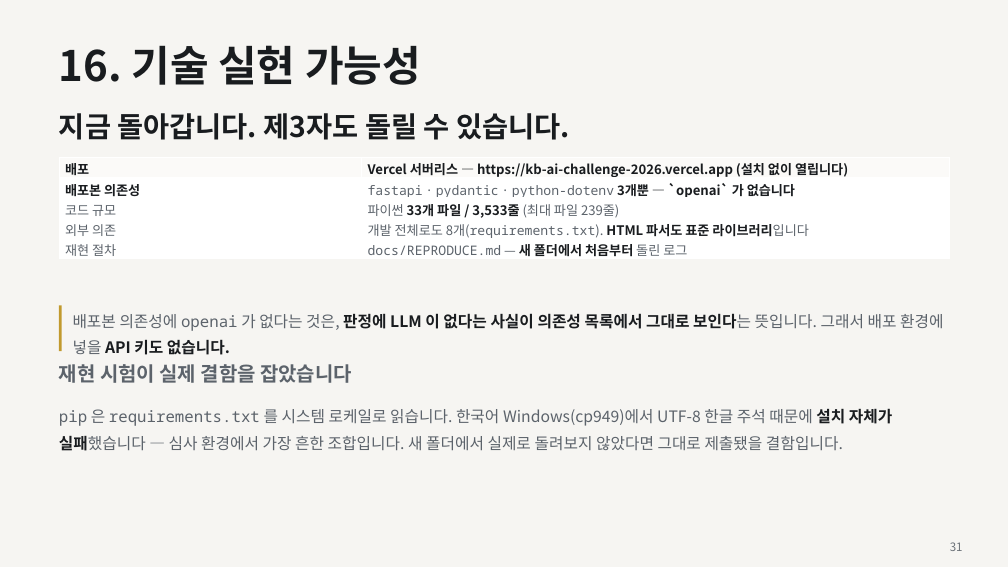
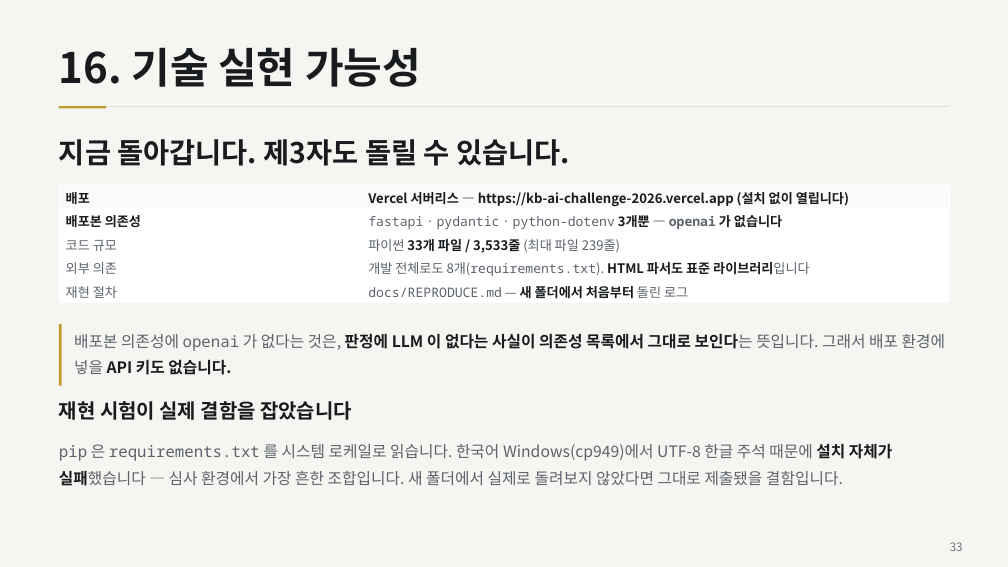
Before and after one commit to ChoHyeonChan/kb-ai-challenge-2026, a slide deck: slide 33 of docs/기술설명서.pptx (slide 31 before the commit). Drawn at 1008x567 pixels with LibreOffice and Linux fonts; fonts in the diff are those of the drawing. Boxes give left, top, right and bottom in pixels: in the first picture for what was removed or moved away, otherwise in the second. Text is boxed around its words. In the diff, an @@ line names an element or a change of style, - is before the commit and + after.

```diff
--- a/docs/기술설명서.pptx
+++ b/docs/기술설명서.pptx
@@ text "16. 기술 실현 가능성" at (59, 47, 421, 87): line spacing 1 to 1.05 @@
@@ rectangle added at (59, 106, 949, 107), fill #E4E1DB @@
@@ rectangle added at (59, 106, 106, 108), fill #C19A2E @@
@@ text "지금 돌아갑니다. 제3자도 돌릴 수 ..." at (59, 139, 570, 166): line spacing 1 to 1.05 @@
@@ text "지금 돌아갑니다. 제3자도 돌릴 수 ...": place and size @@
-text "지금 돌아갑니다. 제3자도 돌릴 수 ..." at (59, 113, 570, 140)
+text "지금 돌아갑니다. 제3자도 돌릴 수 ..." at (59, 139, 570, 166)
@@ table at (59, 185, 949, 303) @@
-row 2, column 2: fastapi · pydantic · python-dotenv 3개뿐 — `openai` 가 없습니다
+row 2, column 2: fastapi · pydantic · python-dotenv 3개뿐 — openai 가 없습니다
@@ table: place and size @@
-table at (59, 157, 949, 260)
+table at (59, 185, 949, 303)
@@ rectangle: place and size @@
-rectangle at (59, 306, 62, 351)
+rectangle at (59, 324, 62, 386)
@@ text "배포본 의존성에 openai 가 없다는 ...": place and size @@
-text "배포본 의존성에 openai 가 없다는 ..." at (73, 313, 943, 355)
+text "배포본 의존성에 openai 가 없다는 ..." at (74, 333, 945, 375)
@@ text "배포본 의존성에 openai 가 없다는 ..." at (74, 333, 945, 375): line spacing 1.35 to 1.4 @@
@@ text "재현 시험이 실제 결함을 잡았습니다": place and size @@
-text "재현 시험이 실제 결함을 잡았습니다" at (59, 364, 352, 383)
+text "재현 시험이 실제 결함을 잡았습니다" at (59, 401, 352, 420)
@@ text "재현 시험이 실제 결함을 잡았습니다" at (59, 401, 352, 420): text colour #5C636B to #191C1F; line spacing 1 to 1.05 @@
@@ text "pip 은 requirements.txt 를 시스템 ...": place and size @@
-text "pip 은 requirements.txt 를 시스템 ..." at (59, 408, 892, 451)
+text "pip 은 requirements.txt 를 시스템 ..." at (59, 443, 892, 486)
@@ text at (950, 542, 963, 551): text changed @@
-31
+33
```
Also in this commit, not shown: 33 other slides changed, 3 slides added, 1 slide removed, 2 other files.
